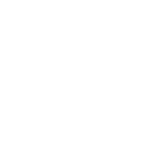
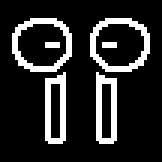
Layers edited between the first and the second 162 × 162 image:
showed "Black" over (0, 0, 162, 162)
